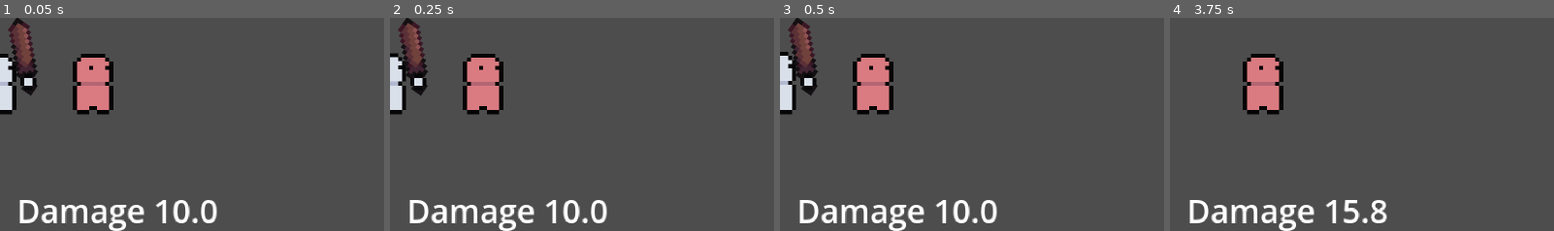
Above: before the commit, frames 1-4 (left to right).
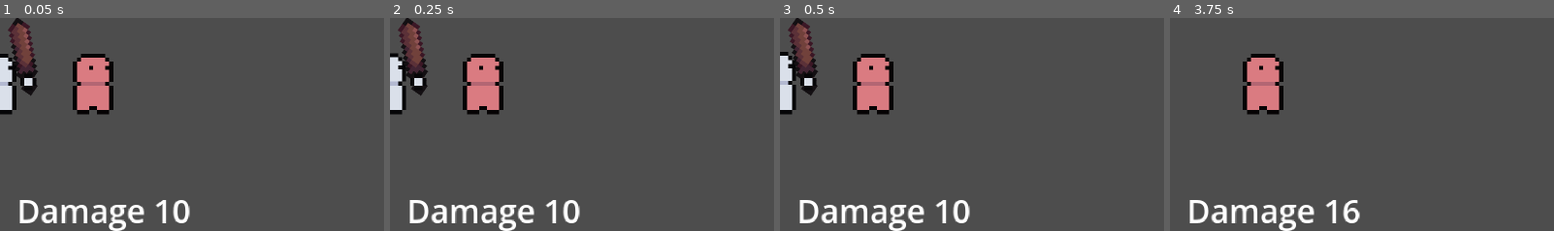
Above: after the commit, the same moments.

Repository: megalodooon/crystal-protectors
Game: Godot game, scene res://test.tscn
Two runs of this game, one before a commit and one after it. Both use one fixed random seed, a clock stepped at 60 frames per second and the inputs below.
Inputs (mouse positions are % of the whole screen's width and height, from its top left):
- Up to frame 1 (0.05 s): no input
- Up to frame 2 (0.25 s): no input
- Up to frame 3 (0.5 s): no input
- Up to frame 4 (3.75 s): tap Enter at 0.5 s; move the mouse to (72, 44) at 0.52 s; hold D (right) 0.53-1.28 s; tap R at 0.6, 1.55, 2.1, 3.05 s; move the mouse to (29, 54) at 1.27 s; hold S (down) 1.28-2.03 s; click (29, 54) at 1.35 s; move the mouse to (60, 27) at 2.02 s; hold D (right) 2.03-2.78 s; move the mouse to (44, 69) at 2.77 s; hold W (up) 2.78-3.53 s; tap Q at 2.85 s; tap Space at 3.5 s; move the mouse to (80, 64) at 3.52 s; hold A (left) from 3.53 s (still down); tap E at 3.6 s
The pictures show only the part of the screen within x 50-100%, y 34-84%; the shares and areas given below are measured in that part.

The runs differ from the first frame. In frame 1, 0.3% of the frame differs, in the area x 50-57%, y 85-97%; in frame 2, 0.3%; in frame 3, 0.3%; in frame 4, 0.6%, in the area x 44-57%, y 85-97%.

Commit message:
Rarity upgrade resets level to 0, short number format for damage numbers
Co-Authored-By: Claude Opus 5 <noreply@anthropic.com>

Diff:
--- a/godot/test.gd
+++ b/godot/test.gd
@@ -50,5 +50,5 @@
 	elif item.rarityUpgraded or not item.rarity.nextRarity:
 		rarityText = "Rarity cannot upgrade"
 	upgradeLabel.text = "E Level " + str(item.level) + "/" + str(item.UPGRADES.maxLevel) + "  C Combat " + str(item.combatLevel)
-	upgradeLabel.text += "  Damage " + str(snappedf(player.weapon.get_damage(), 0.1))
+	upgradeLabel.text += "  Damage " + NumberFormatClass.format(player.weapon.get_damage())
 	upgradeLabel.text += "\n" + rarityText
--- /dev/null
+++ b/godot/utils/number_format.gd
@@ -0,0 +1,17 @@
+extends RefCounted
+class_name NumberFormatClass
+
+
+const SHORT_FROM : float = 100000.0
+const SUFFIXES : Array[String] = ["", "k", "m", "b", "t", "q"]
+
+#------------------------#
+
+static func format(value : float) -> String:
+	if absf(roundf(value)) < SHORT_FROM:
+		return str(roundi(value))
+	var tier : int = 0
+	while tier < SUFFIXES.size() - 1 and absf(snappedf(value, 0.01)) >= 1000.0:
+		value /= 1000.0
+		tier += 1
+	return String.num(value, 2).trim_suffix(".0") + SUFFIXES[tier]
--- a/godot/vfx/damage_number/damage_number.gd
+++ b/godot/vfx/damage_number/damage_number.gd
@@ -17,7 +17,7 @@
 #------------------------#
 
 func _ready() -> void:
-	label.text = str(roundi(amount))
+	label.text = NumberFormatClass.format(amount)
 	var color : Color = Color.WHITE
 	var popScale : float = 1.0
 	if damageType:
--- a/godot/weapons/base/weapon_item.gd
+++ b/godot/weapons/base/weapon_item.gd
@@ -40,8 +40,7 @@
 		return
 	rarity = rarity.nextRarity
 	rarityUpgraded = true
-	if UPGRADES.resetLevelOnRarityUpgrade:
-		level = 0
+	level = 0
 	emit_changed()
 
 func upgrade_combat_level(amount : int = 1) -> void:
--- a/godot/weapons/upgrades/weapon_upgrades.gd
+++ b/godot/weapons/upgrades/weapon_upgrades.gd
@@ -5,7 +5,6 @@
 @export var maxLevel : int = 15
 @export var damagePerLevel : float = 0.05
 @export var attributesPerLevel : float = 0.05
-@export var resetLevelOnRarityUpgrade : bool = false
 
 #------------------------#
 
Not shown, added: godot/utils/number_format.gd.uid
Not shown, changed: HANDOUT.txt
